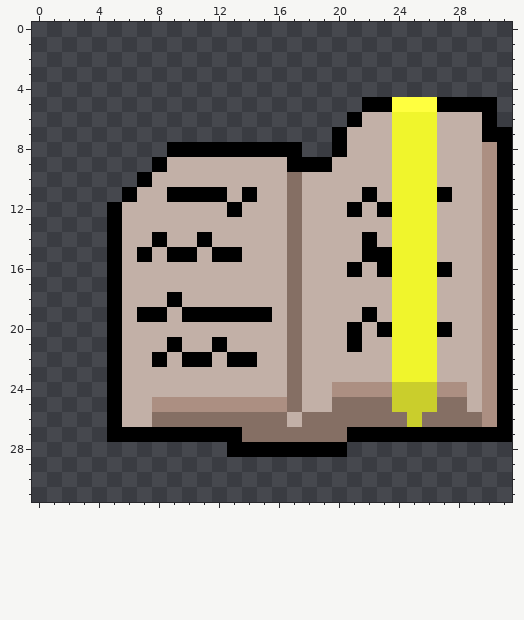
Pixel-art sprite, stored at Space Sims/Assets/ArtWork/UI/Icons/Book.png. Above: the version before the commit.
The file is 32x32 pixels.
And afterwards:
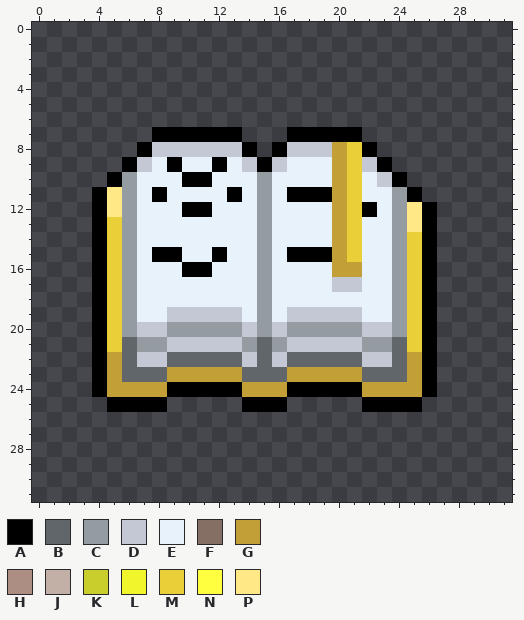
Palette (. is transparent): A #000000  B #61666b  C #949ca1  D #c4c7d4  E #e8f2fa  F #856f64  G #c39f38  H #ac8f82  J #c2b0a7  K #cace2c  L #f0f52c  M #ebcf38  N #ffff3f  P #ffe885
The exact change:
Changed rows in their new state; - is an unchanged pixel.
first column x 4:
 5 ------------------.........-
 6 -----------------..........-
 7 ----AAAAAA---AAA-A..........
 8 ---ADDDDDD-.-DDDGMA.........
 9 --ADEAEEAEDADEEEGMDA........
10 -ACEEEAAEEECEEEEGMEDA.......
11 APCEAEEEEAECEAAAGMEECA......
12 APCEEEAAEEECEEEEGMAECPA.....
13 AMCEEEEEEEECEEEEGMEECPA.....
14 AMCEEEEEEEECEEEEGMEECMA.....
15 AMCEA-EE-EECEAAAGMEECMA.....
16 AMCEEEAAEEECEEEEGGEECMA.....
17 AMCEEEEEEEECEEEEDDEECMA.....
18 AMCEEEEEEEECEEEEEEEECMA.....
19 AMCEEDDDDDECEDDDDDEECMA.....
20 AMCDDCCCCCDCDCCCCCDDCMA.....
21 AMBCCDDDDDCBCDDDDDCCBMA.....
22 AGBDDBBBBBDBDBBBBBDDBGA.....
23 AGBBBGGGGGBBBGGGGGBBBGA.....
24 AGGGGAAAAAGGGAAAAAGGGGA.....
25 --AAA.....AAA.....AAAA......
26 -...........................
27 -...........................
28 ---------........-----------
Boxes around the changes in both pictures, in picture pixels (x1, y1, x2, y2):
changed: (92, 97, 512, 457)
